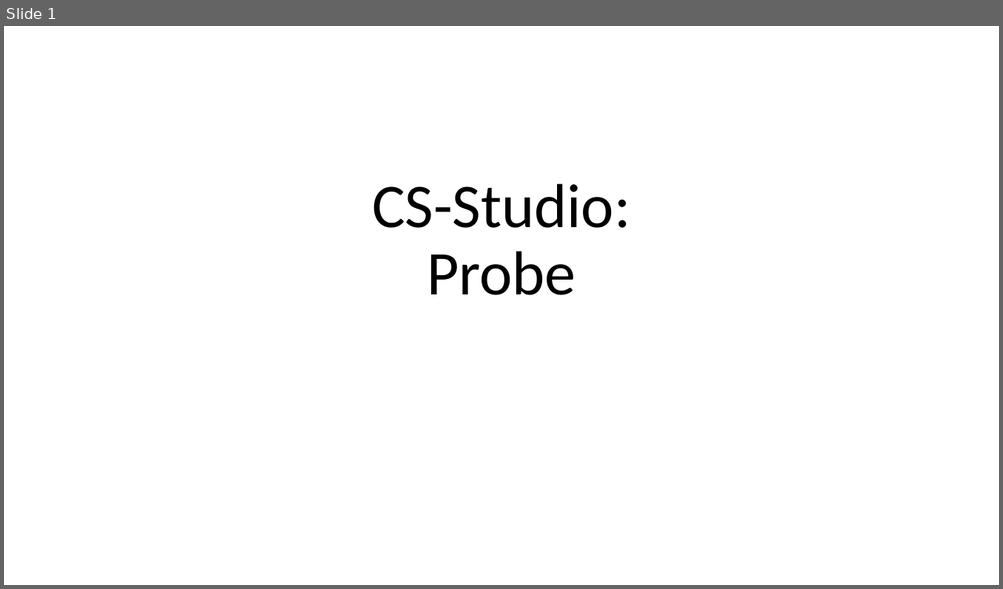
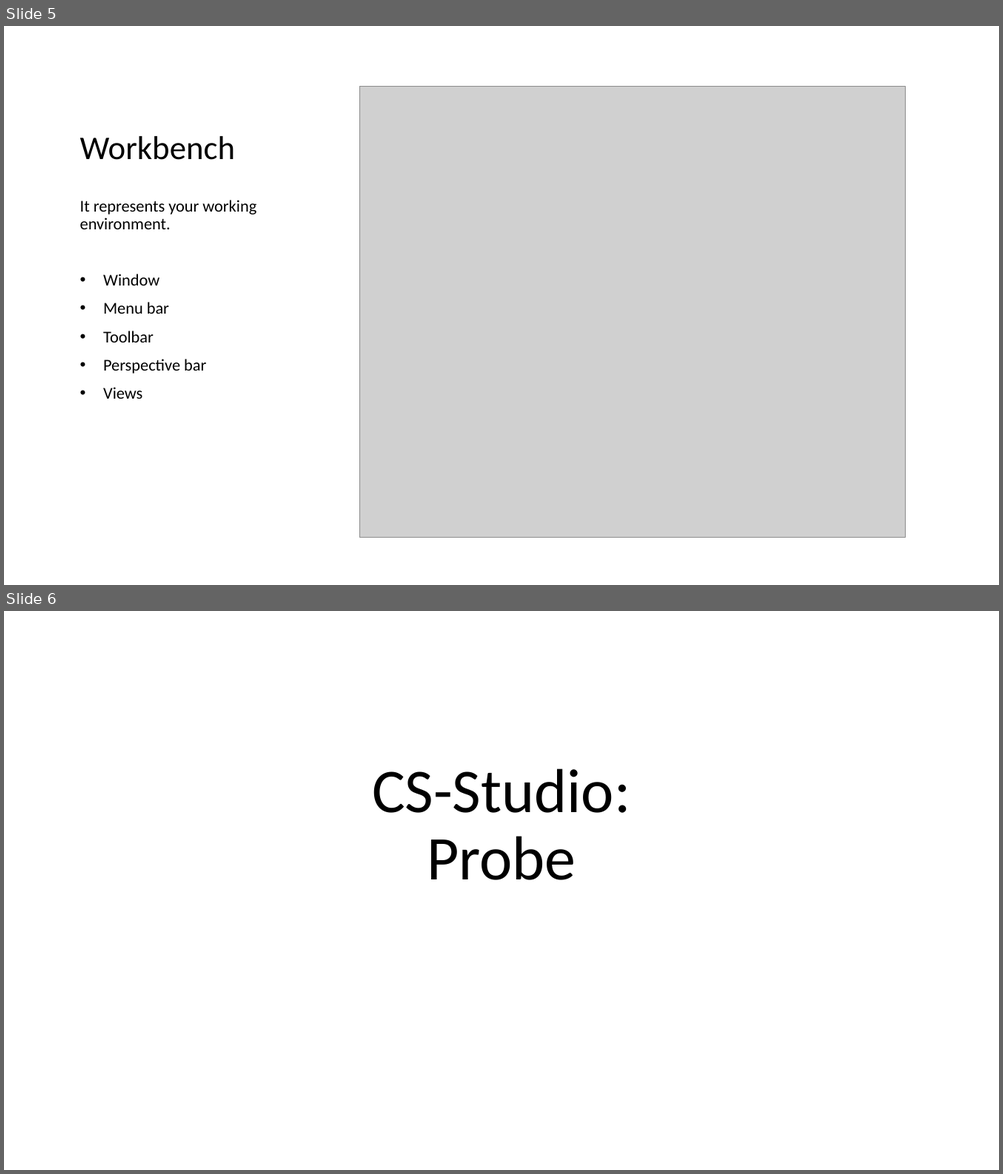
Before and after one commit to shroffk/cs-studio-training, a slide deck: presentations/1 CS-Studio - Probe.pptx. Shown one above the other, each under a label of ours: slide 1 before the commit, slides 5 and 6 after it. The pictures are 1003x589 and 1003x1174 pixels, drawn with LibreOffice and Linux fonts; fonts in the diff are those of the drawing; grey boxes stand for pictures. Boxes give left, top, right and bottom in pixels: in the first picture for what was removed or moved away, otherwise in the second. Text is boxed around its words. In the diff, an @@ line names an element or a change of style, - is before the commit and + after.

```diff
--- a/presentations/1 CS-Studio - Probe.pptx
+++ b/presentations/1 CS-Studio - Probe.pptx
@@ slide 5 added at bbox=[4, 26, 999, 585], background #FFFFFF @@
@@ picture added at bbox=[360, 87, 905, 538] @@
@@ title added at bbox=[80, 136, 235, 160], 32 pt, text #000000 @@
+Workbench
@@ text added at bbox=[80, 200, 256, 399], 16 pt, text #000000 @@
+It represents your working environment.
+• Window
+• Menu bar
+• Toolbar
+• Perspective bar
+• Views
@@ what was slide 1 is now slide 6 @@
```
Also in this commit, not shown: 1 slide changed, 10 other slides added, 24 other files.
